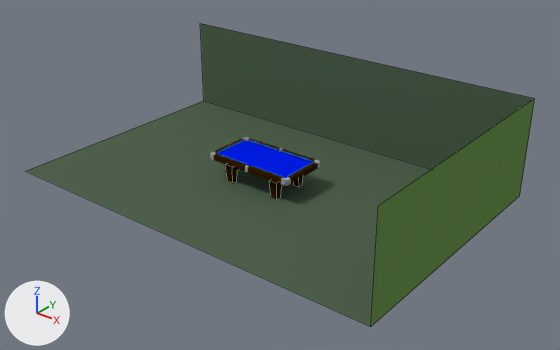
The Blender file dist/models/p8.blend as it was, and as the next commit left it.
Rendered twice from a 50 mm lens placed at (229.0, -273.0, 163.0), pointed at (11.0, -2.0, -6.0). Lighting does not change. The marker at lower left points along +X, +Y and +Z. Mesh edges are drawn as thin lines on the coarser meshes.

Before the edit, the objects in view are built like this:
```python
me_cube_001 = bpy.data.meshes.new('Cube.001')
me_cube_001.from_pydata(...)  # 158 vertices, 81 faces; spans x -23.0..23.0, y -12.0..12.0, z -0.3..0.3
# faces by material slot: [63, 18]
me_cube_001.materials.append(mat_cloth)  # its picture is missing
me_cube_001.materials.append(mat_clothshade)  # its picture is missing
me_cube_005 = bpy.data.meshes.new('Cube.005')
me_cube_005.from_pydata([(-1.0, -1.0, -1.0), (-1.0, 1.0, -1.0), (1.0, -1.0, -1.0), (1.0, 1.0, -1.0), (-1.0, 1.0, 2.75), (1.0, 1.0, 2.75)], [], [(1, 0, 2, 3), (1, 3, 5, 4)])
me_cube_005.materials.append(mat_floor)  # dark green #51644f
me_cube_009 = bpy.data.meshes.new('Cube.009')
me_cube_009.from_pydata([(1.0, -1.0, -1.0), (1.0, 1.0, -1.0), (1.0, -1.0, 2.75), (1.0, 1.0, 2.75)], [], [(1, 0, 2, 3)])
me_cube_009.materials.append(mat_wall1)  # green #678e4d
ob_fullcloth = bpy.data.objects.new('FullCloth', me_cube_001)
ob_fullcloth.location = (0.0, 0.0, -0.8)
ob_northwall = bpy.data.objects.new('northwall', me_cube_009)
ob_northwall.location = (0.0, -0.1, -0.5)
ob_northwall.scale = (108.0, 68.0, 13.6)
ob_northwall.visible_shadow = False
ob_room = bpy.data.objects.new('Room', me_cube_005)
ob_room.location = (0.0, -0.1, -0.5)
ob_room.scale = (108.0, 68.0, 13.6)
ob_room.visible_shadow = False
# also in view: 'SideRail' at (0.0, 0.0, -1.0)
```
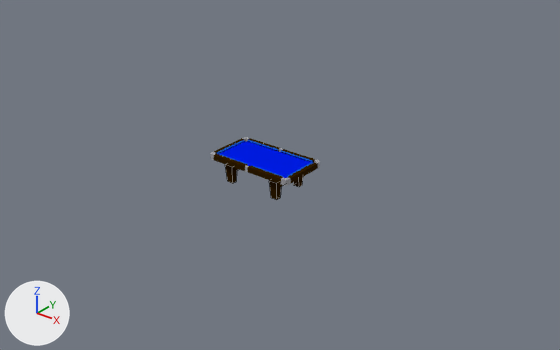
Changed parts and their boxes (x1, y1, x2, y2) in the pictures (560 x 350 px):
'Room', deleted (green)
    before: (27, 23, 534, 327)
'northwall', deleted (green)
    before: (371, 98, 535, 326)

What the commit changed:
Object 'Room' (ob_room) is deleted.
Object 'northwall' (ob_northwall) is deleted.
